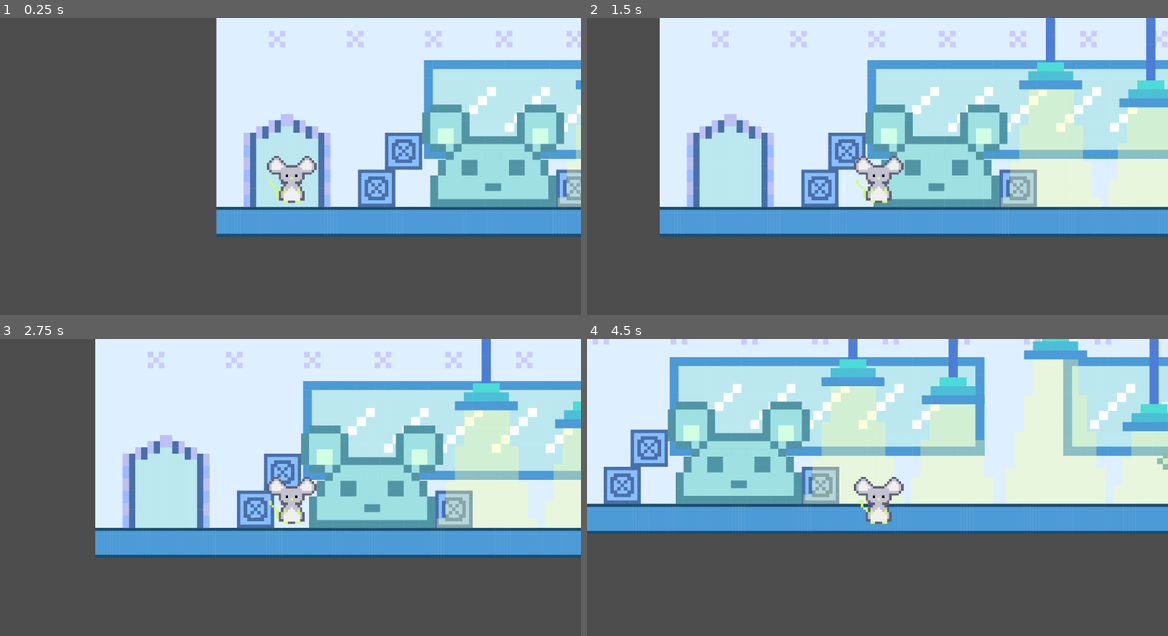
Above: before the commit, frames 1-4 (two rows, left to right).
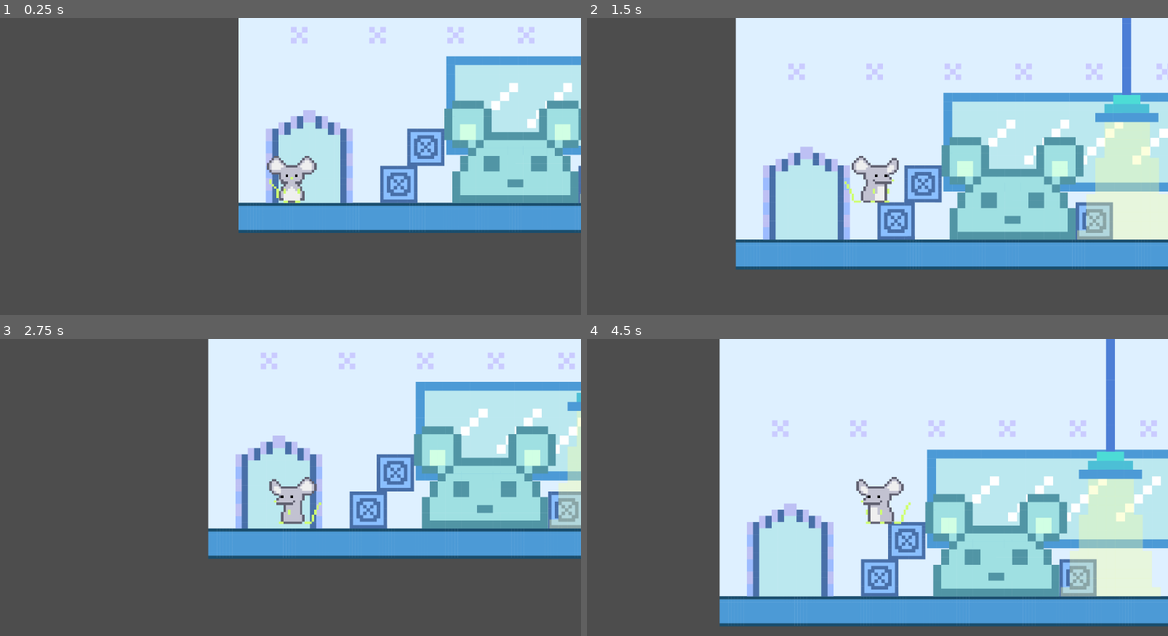
Above: after the commit, the same moments.

Repository: Wendy-zhenyiwang/2D-Group
Game: Godot game, scene res://main.tscn
Same seed, same stepped clock (60 frames per second), same inputs: the game is played once before the commit and once after it.
Inputs:
- Up to frame 1 (0.25 s): no input
- Up to frame 2 (1.5 s): tap Enter (ui_accept) at 0.5, 0.77 s; hold Right (ui_right) from 0.53 s (still down)
- Up to frame 3 (2.75 s): tap Enter (ui_accept) at 1.52 s; release Right (ui_right) at 2.03 s; hold Left (ui_left) from 2.03 s (still down)
- Up to frame 4 (4.5 s): release Left (ui_left) at 2.78 s; hold Right (ui_right) 2.78-4.28 s; tap Enter (ui_accept) at 3.02, 3.77 s; hold Left (ui_left) from 4.28 s (still down)

The runs differ from the first frame. In frame 1, 19% of the frame differs, in the area x 37-100%, y 0-74%; in frame 2, 52%; in frame 3, 39%; in frame 4, 82%, in the area x 0-100%, y 0-97%.

Commit message:
update level 1

Diff:
--- a/the-cheezy-escape/main.tscn
+++ b/the-cheezy-escape/main.tscn
@@ -1,23 +1,91 @@
-[gd_scene load_steps=4 format=3 uid="uid://dtu2o8w8bl423"]
+[gd_scene load_steps=9 format=3 uid="uid://dtu2o8w8bl423"]
 
 [ext_resource type="Texture2D" uid="uid://ctbqp0v1q863k" path="res://MAP.png" id="1_5wk2p"]
 [ext_resource type="PackedScene" uid="uid://bpxh34uy2f0wy" path="res://player.tscn" id="1_dv6bk"]
 
 [sub_resource type="RectangleShape2D" id="RectangleShape2D_mfr3b"]
-size = Vector2(1790.91, 154.646)
+size = Vector2(4161.66, 137.982)
+
+[sub_resource type="RectangleShape2D" id="RectangleShape2D_iveha"]
+size = Vector2(167.976, 174.976)
+
+[sub_resource type="CircleShape2D" id="CircleShape2D_2xf3b"]
+radius = 91.0171
+
+[sub_resource type="CircleShape2D" id="CircleShape2D_0t0gr"]
+radius = 331.319
+
+[sub_resource type="RectangleShape2D" id="RectangleShape2D_bttd5"]
+size = Vector2(292.792, 40.8279)
+
+[sub_resource type="RectangleShape2D" id="RectangleShape2D_kyobd"]
+size = Vector2(1430.8, 258.273)
 
 [node name="main" type="Node2D"]
 
 [node name="Map" type="Sprite2D" parent="."]
-position = Vector2(744, -789)
+position = Vector2(788, -789)
 scale = Vector2(0.428632, 0.428632)
 texture = ExtResource("1_5wk2p")
 
 [node name="StaticBody2D" type="StaticBody2D" parent="Map"]
 
-[node name="CollisionShape2D" type="CollisionShape2D" parent="Map/StaticBody2D"]
-position = Vector2(-1185.17, 2013.38)
+[node name="Level 1" type="CollisionShape2D" parent="Map/StaticBody2D"]
+position = Vector2(0.20813, 2005.05)
 scale = Vector2(1, 1)
 shape = SubResource("RectangleShape2D_mfr3b")
 
+[node name="Box 1" type="CollisionShape2D" parent="Map/StaticBody2D"]
+position = Vector2(-1339.14, 1853.57)
+scale = Vector2(1, 1)
+shape = SubResource("RectangleShape2D_iveha")
+
+[node name="Box 2" type="CollisionShape2D" parent="Map/StaticBody2D"]
+position = Vector2(-1210.83, 1684.43)
+scale = Vector2(1, 1)
+shape = SubResource("RectangleShape2D_iveha")
+
+[node name="Mouse Ear Left" type="CollisionShape2D" parent="Map/StaticBody2D"]
+position = Vector2(-1019.52, 1570.11)
+shape = SubResource("CircleShape2D_2xf3b")
+
+[node name="Mouse Ear Right" type="CollisionShape2D" parent="Map/StaticBody2D"]
+position = Vector2(-585.584, 1574.78)
+shape = SubResource("CircleShape2D_2xf3b")
+
+[node name="Mouse Head" type="CollisionShape2D" parent="Map/StaticBody2D"]
+position = Vector2(-811.885, 1957.39)
+shape = SubResource("CircleShape2D_0t0gr")
+
+[node name="Box 3" type="CollisionShape2D" parent="Map/StaticBody2D"]
+position = Vector2(-419.941, 1857.07)
+scale = Vector2(1, 1)
+shape = SubResource("RectangleShape2D_iveha")
+
+[node name="Light 1" type="CollisionShape2D" parent="Map/StaticBody2D"]
+position = Vector2(-270.045, 1373.56)
+scale = Vector2(1, 1)
+shape = SubResource("RectangleShape2D_bttd5")
+
+[node name="Light 2" type="CollisionShape2D" parent="Map/StaticBody2D"]
+position = Vector2(195.972, 1455.79)
+scale = Vector2(1, 1)
+shape = SubResource("RectangleShape2D_bttd5")
+
+[node name="Light 3" type="CollisionShape2D" parent="Map/StaticBody2D"]
+position = Vector2(669.572, 1250.49)
+scale = Vector2(1, 1)
+shape = SubResource("RectangleShape2D_bttd5")
+
+[node name="Light 4" type="CollisionShape2D" parent="Map/StaticBody2D"]
+position = Vector2(1124.51, 1581.78)
+scale = Vector2(1, 1)
+shape = SubResource("RectangleShape2D_bttd5")
+
+[node name="Ruler" type="CollisionShape2D" parent="Map/StaticBody2D"]
+position = Vector2(1746.67, 1327.24)
+rotation = -0.778417
+scale = Vector2(1, 1)
+shape = SubResource("RectangleShape2D_kyobd")
+
 [node name="player" parent="." instance=ExtResource("1_dv6bk")]
--- a/the-cheezy-escape/platformer player.gd
+++ b/the-cheezy-escape/platformer player.gd
@@ -1,6 +1,6 @@
 extends CharacterBody2D
 
-
+@export var speed = 5
 const SPEED = 300.0
 const JUMP_VELOCITY = -400.0
 
@@ -19,9 +19,20 @@
 	var direction := Input.get_axis("ui_left", "ui_right")
 	print(direction)
 
+	if Input.is_action_pressed("ui_left"):
+		velocity.x -= speed
+		$annimation.play("walk_left")
+
+	elif Input.is_action_pressed("ui_right"):
+		velocity.x += speed
+		$annimation.play("walk_right")
+	else:
+		$annimation.play("idle")
+
 	if direction:
 		velocity.x = direction * SPEED
 	else:
 		velocity.x = move_toward(velocity.x, 0, SPEED)
 
+
 	move_and_slide()
--- a/the-cheezy-escape/player.tscn
+++ b/the-cheezy-escape/player.tscn
@@ -103,7 +103,7 @@
 }]
 
 [sub_resource type="CircleShape2D" id="CircleShape2D_05pfd"]
-radius = 58.8558
+radius = 53.0094
 
 [node name="player" type="CharacterBody2D"]
 script = ExtResource("1_ae2v3")
@@ -118,5 +118,5 @@
 [node name="Camera2D" type="Camera2D" parent="."]
 
 [node name="CollisionShape2D" type="CollisionShape2D" parent="."]
-position = Vector2(1, -9)
+position = Vector2(2, -11)
 shape = SubResource("CircleShape2D_05pfd")
